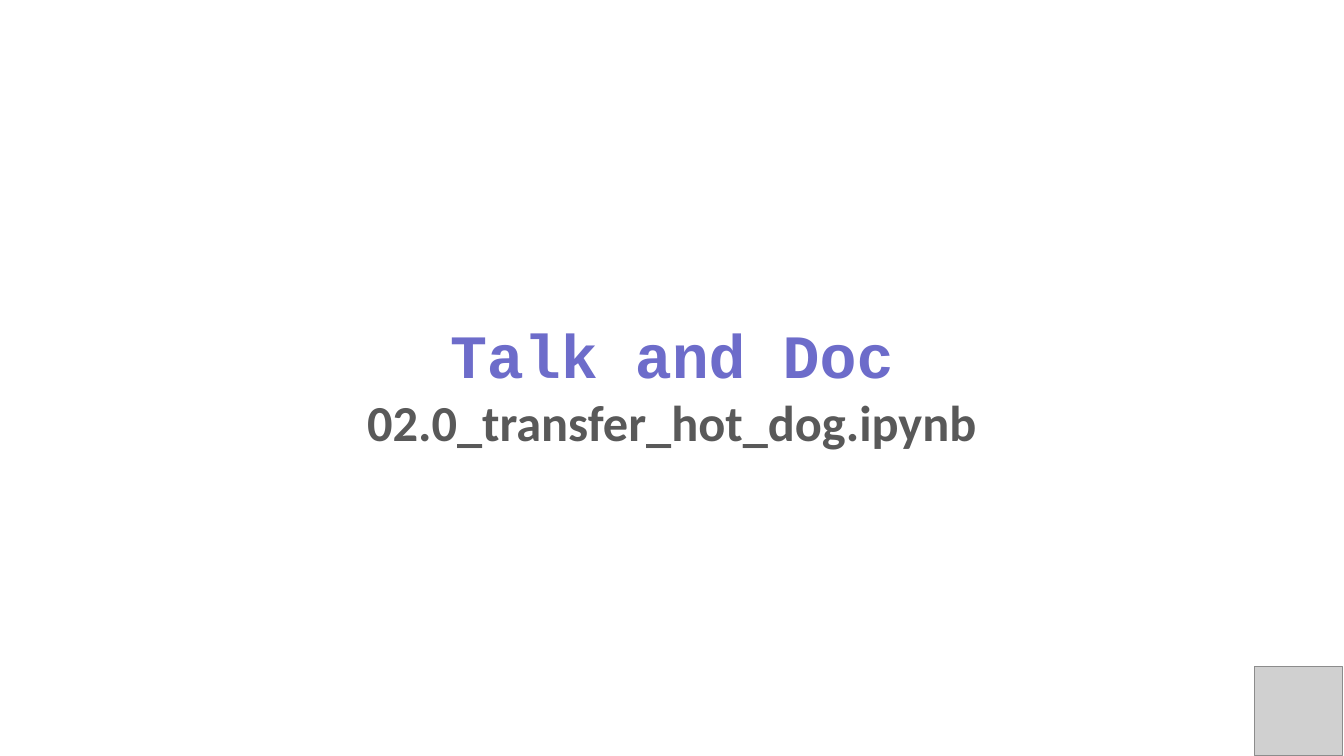
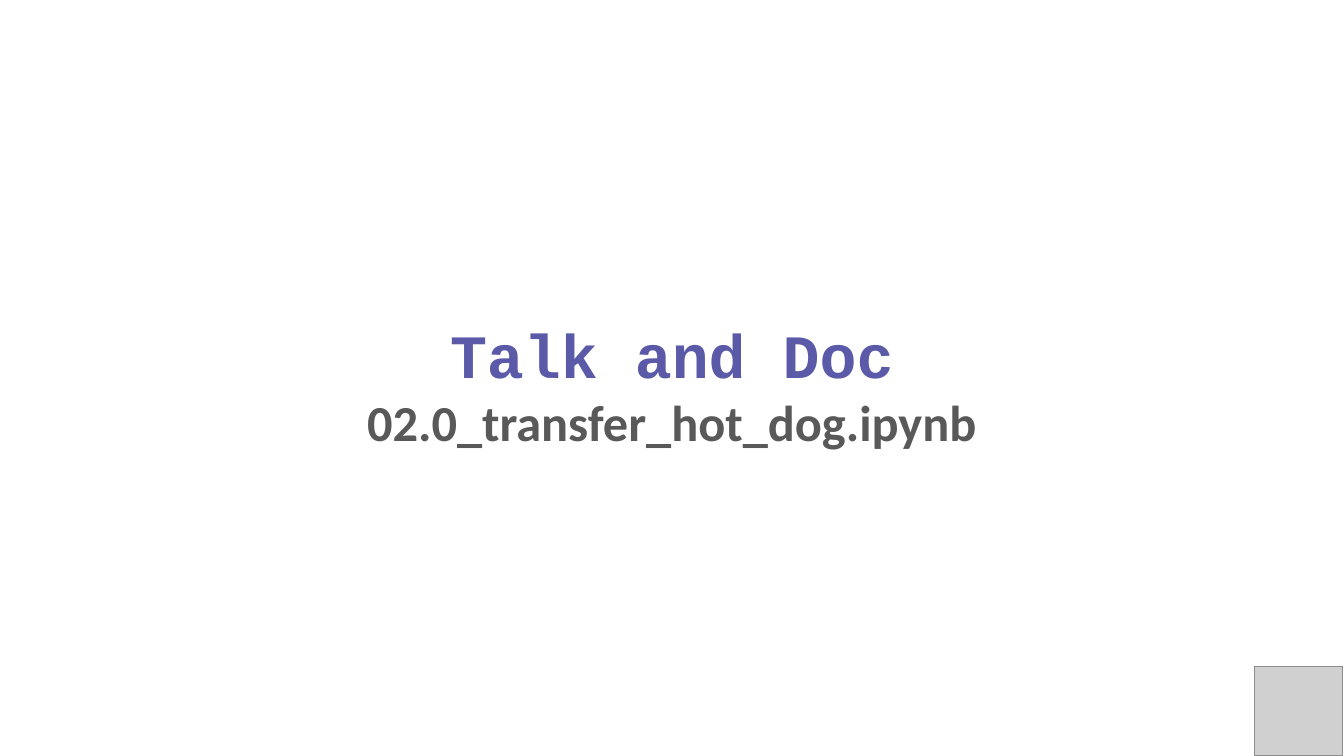
Before and after one commit to PracticumAI/transfer, a slide deck: slide 8 of presentations/02_transfer_learn.pptx. Drawn at 1344x756 pixels with LibreOffice and Linux fonts; fonts in the diff are those of the drawing; grey boxes stand for pictures. Boxes give left, top, right and bottom in pixels: in the first picture for what was removed or moved away, otherwise in the second. Text is boxed around its words. In the diff, an @@ line names an element or a change of style, - is before the commit and + after.

Commit message:
Update transfer_learn.pptx to new color palette.

```diff
--- a/presentations/02_transfer_learn.pptx
+++ b/presentations/02_transfer_learn.pptx
@@ text at <box>450,334,894,379</box>: text colour #6D6CCA to #5A5AA8 in "Talk and Doc" @@
```
Also in this commit, not shown: 11 other slides changed, 2 slides added.
